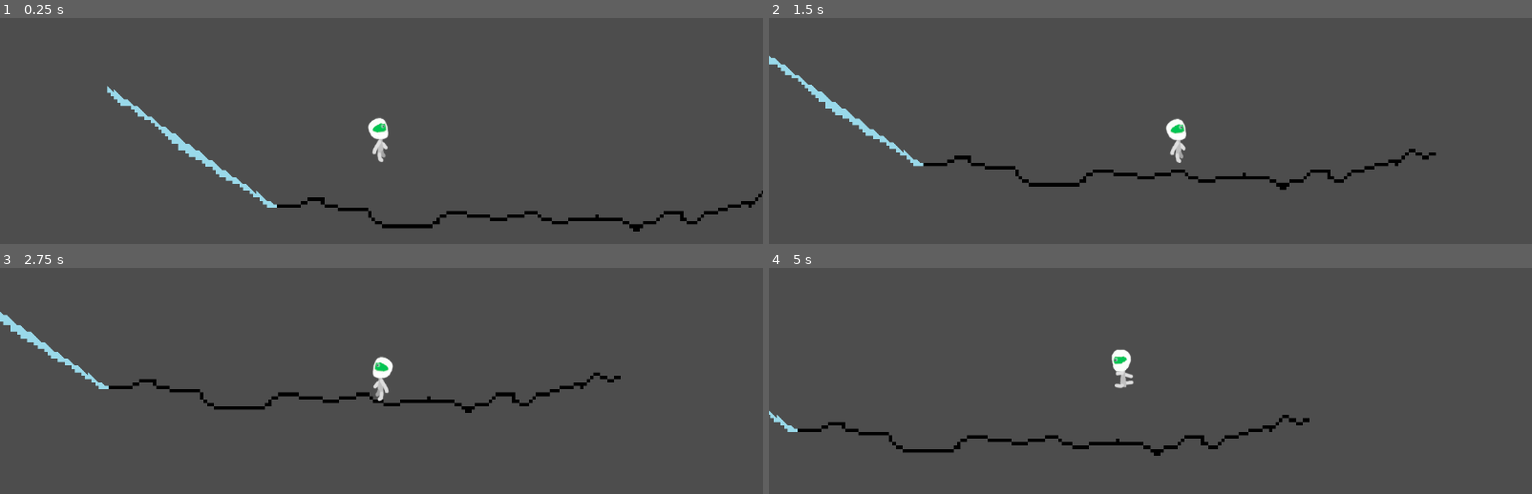
Above: before the commit, frames 1-4 (two rows, left to right).
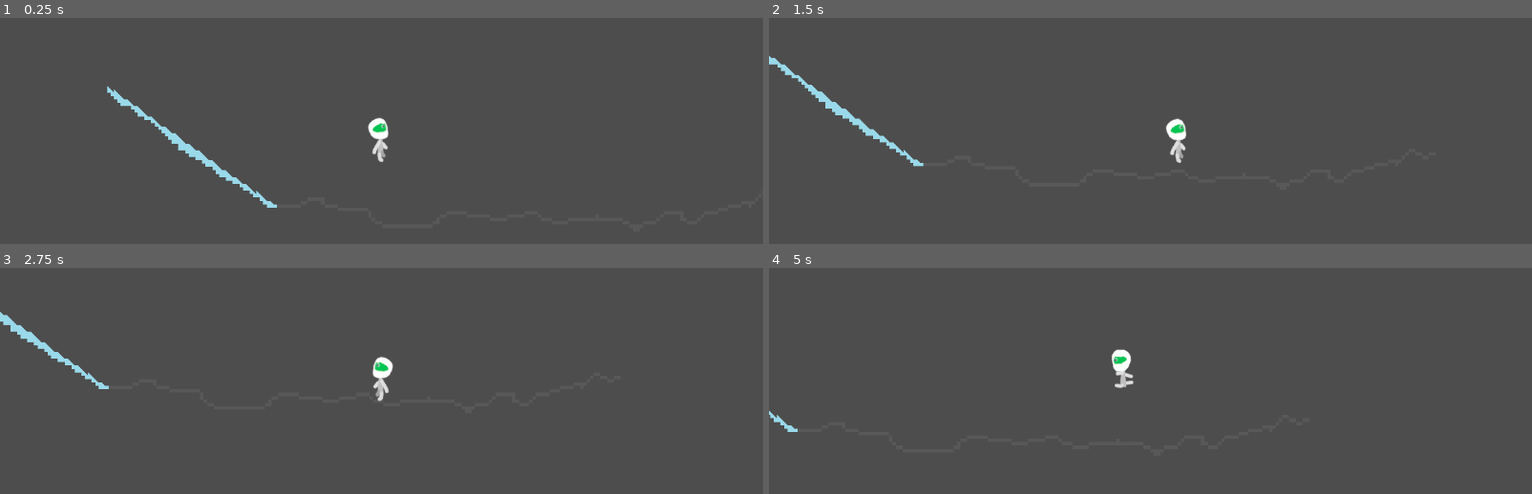
Above: after the commit, the same moments.

Repository: MugshotGithub/Minijam
Game: Godot game, scene res://main.tscn
Two runs of this game, one before a commit and one after it. Both use one fixed random seed, a clock stepped at 60 frames per second and the inputs below.
Inputs (mouse positions are in pixels of both pictures, inside the frame that each line leads up to):
- Up to frame 1 (0.25 s): no input
- Up to frame 2 (1.5 s): move the mouse to (1318, 106) at 0.52 s; hold D (right) from 0.53 s (still down); click (1318, 106) at 0.67 s; tap Space (jump) at 0.77 s; move the mouse to (997, 149) at 1.27 s
- Up to frame 3 (2.75 s): tap Space (jump) at 1.52 s; move the mouse to (457, 283) at 2.02 s; release D (right) at 2.03 s; hold A (left) from 2.03 s (still down)
- Up to frame 4 (5 s): move the mouse to (1112, 462) at 2.77 s; release A (left) at 2.78 s; hold D (right) 2.78-4.28 s; click (1112, 462) at 2.92 s; tap Space (jump) at 3.02, 3.77, 4.52 s; move the mouse to (1379, 442) at 3.52 s; move the mouse to (921, 313) at 4.27 s; hold A (left) from 4.28 s (still down)

The runs differ from the first frame. In frame 1, 1.2% of the frame differs, in the area x 36-100%, y 76-95%; in frame 2, 1.1%; in frame 3, 1.3%, in the area x 14-82%, y 45-65%; in frame 4, 1.2%.

Commit message:
update spritesheet

Diff:
--- a/main.tscn
+++ b/main.tscn
@@ -20,7 +20,7 @@
 1:0/0/physics_layer_0/angular_velocity = 0.0
 1:0/0/physics_layer_0/polygon_0/points = PackedVector2Array(-32, -32, 32, -32, 32, 32, -32, 32)
 1:0/0/custom_data_0 = true
-2:0/next_alternative_id = 3
+2:0/next_alternative_id = 4
 2:0/0 = 0
 2:0/0/physics_layer_0/linear_velocity = Vector2(0, 0)
 2:0/0/physics_layer_0/angular_velocity = 0.0
@@ -37,11 +37,30 @@
 3:0/0 = 0
 3:0/0/physics_layer_0/linear_velocity = Vector2(0, 0)
 3:0/0/physics_layer_0/angular_velocity = 0.0
-3:0/0/physics_layer_0/polygon_0/points = PackedVector2Array(-32, -32, 32, -32, 32, 32, -32, 32)
 4:0/0 = 0
 4:0/0/physics_layer_0/linear_velocity = Vector2(0, 0)
 4:0/0/physics_layer_0/angular_velocity = 0.0
 4:0/0/physics_layer_0/polygon_0/points = PackedVector2Array(-32, -32, 32, -32, 32, 32, -32, 32)
+5:0/next_alternative_id = 4
+5:0/0 = 0
+5:0/0/physics_layer_0/linear_velocity = Vector2(0, 0)
+5:0/0/physics_layer_0/angular_velocity = 0.0
+5:0/1 = 1
+5:0/1/flip_h = true
+5:0/1/flip_v = true
+5:0/1/physics_layer_0/linear_velocity = Vector2(0, 0)
+5:0/1/physics_layer_0/angular_velocity = 0.0
+5:0/1/physics_layer_0/polygon_0/points = PackedVector2Array(-32, -32, 32, -32, 32, 32)
+5:0/2 = 2
+5:0/2/flip_v = true
+5:0/2/physics_layer_0/linear_velocity = Vector2(0, 0)
+5:0/2/physics_layer_0/angular_velocity = 0.0
+5:0/2/physics_layer_0/polygon_0/points = PackedVector2Array(-32, -32, 32, -32, -32, 32)
+5:0/3 = 3
+5:0/3/flip_h = true
+5:0/3/physics_layer_0/linear_velocity = Vector2(0, 0)
+5:0/3/physics_layer_0/angular_velocity = 0.0
+5:0/3/physics_layer_0/polygon_0/points = PackedVector2Array(32, 32, 32, -32, -32, 32)
 
 [sub_resource type="TileSet" id="TileSet_gf04v"]
 tile_size = Vector2i(64, 64)
Binary file changed: tilesets/ground-0.png
